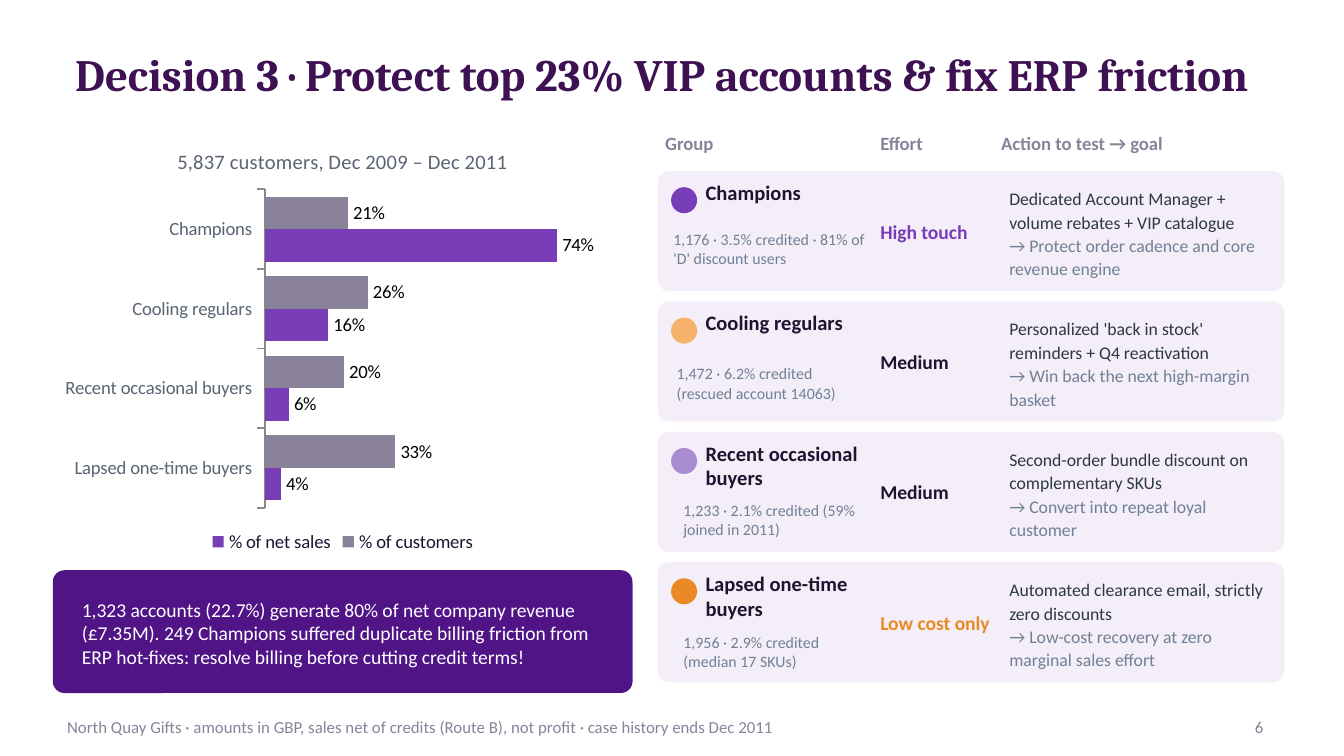
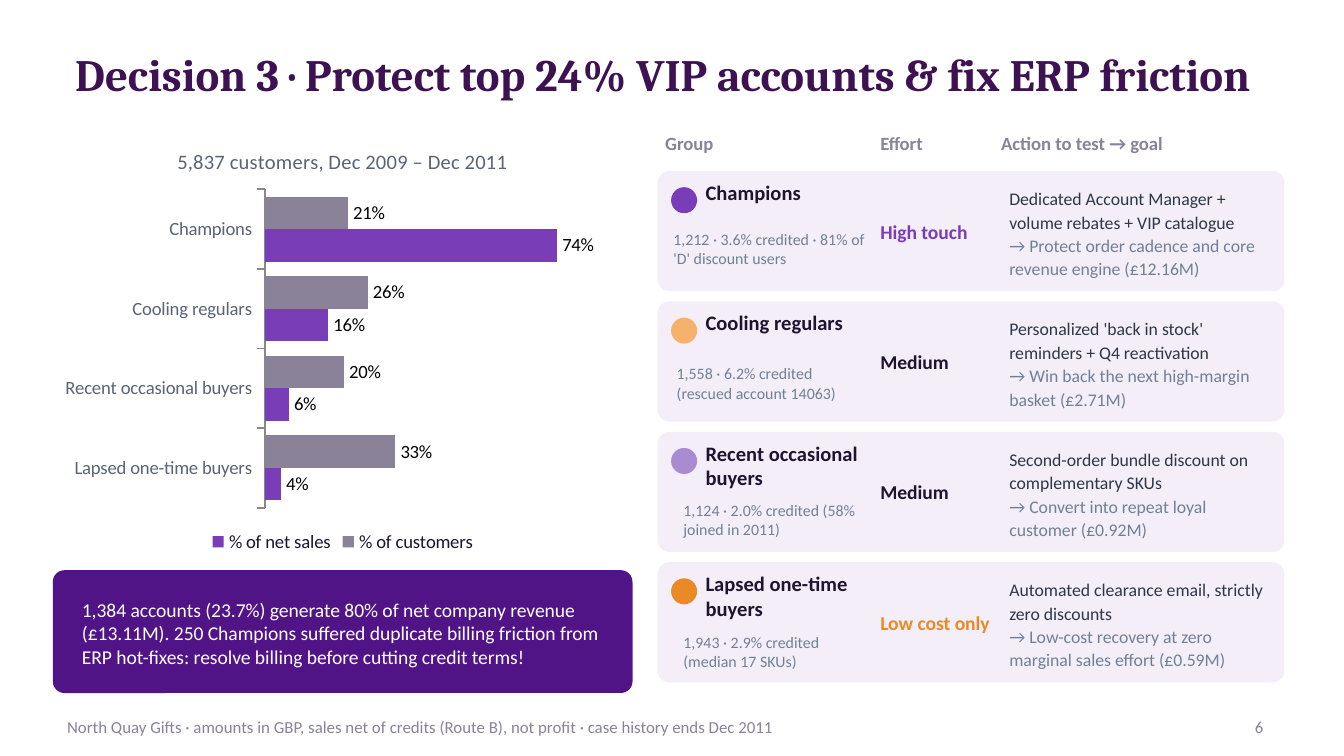
Before and after one commit to RusselKu/North_Quay_Gifts_UPY, a slide deck: slide 6 of A-3-6_ModelingStrategy/Activity 4. Executive Presentation.pptx. Drawn at 1344x756 pixels with LibreOffice and Linux fonts; fonts in the diff are those of the drawing. Boxes give left, top, right and bottom in pixels: in the first picture for what was removed or moved away, otherwise in the second. Text is boxed around its words. In the diff, an @@ line names an element or a change of style, - is before the commit and + after.

Commit message:
fix(A-3-6): synchronize Pareto figures (1384 / £13.11M), cluster customer counts, and hot-fix metrics to match final NB5 outputs

```diff
--- a/A-3-6_ModelingStrategy/Activity 4. Executive Presentation.pptx
+++ b/A-3-6_ModelingStrategy/Activity 4. Executive Presentation.pptx
@@ title at (x1=75, y1=59, x2=1250, y2=101): text changed @@
-Decision 3 · Protect top 23% VIP accounts & fix ERP friction
+Decision 3 · Protect top 24% VIP accounts & fix ERP friction
@@ text at (x1=673, y1=234, x2=864, y2=264): text changed @@
-1,176 · 3.5% credited · 81% of 'D' discount users
+1,212 · 3.6% credited · 81% of 'D' discount users
@@ text at (x1=1009, y1=239, x2=1254, y2=278): text changed @@
-→ Protect order cadence and core revenue engine
+→ Protect order cadence and core revenue engine (£12.16M)
@@ text at (x1=677, y1=368, x2=836, y2=401): text changed @@
-1,472 · 6.2% credited (rescued account 14063)
+1,558 · 6.2% credited (rescued account 14063)
@@ text at (x1=1009, y1=369, x2=1249, y2=408): text changed @@
-→ Win back the next high-margin basket
+→ Win back the next high-margin basket (£2.71M)
@@ text at (x1=683, y1=505, x2=855, y2=538): text changed @@
-1,233 · 2.1% credited (59% joined in 2011)
+1,124 · 2.0% credited (58% joined in 2011)
@@ text at (x1=1009, y1=500, x2=1207, y2=538): text changed @@
-→ Convert into repeat loyal customer
+→ Convert into repeat loyal customer (£0.92M)
@@ text at (x1=82, y1=603, x2=598, y2=668): text changed @@
-1,323 accounts (22.7%) generate 80% of net company revenue (£7.35M). 249 Champions suffered duplicate billing friction from ERP hot-fixes: resolve billing before cutting credit terms!
+1,384 accounts (23.7%) generate 80% of net company revenue (£13.11M). 250 Champions suffered duplicate billing friction from ERP hot-fixes: resolve billing before cutting credit terms!
@@ text at (x1=683, y1=637, x2=819, y2=669): text changed @@
-1,956 · 2.9% credited (median 17 SKUs)
+1,943 · 2.9% credited (median 17 SKUs)
@@ text at (x1=1009, y1=631, x2=1225, y2=669): text changed @@
-→ Low-cost recovery at zero marginal sales effort
+→ Low-cost recovery at zero marginal sales effort (£0.59M)
```
Also in this commit, not shown: 1 other slide changed, 1 other file.
